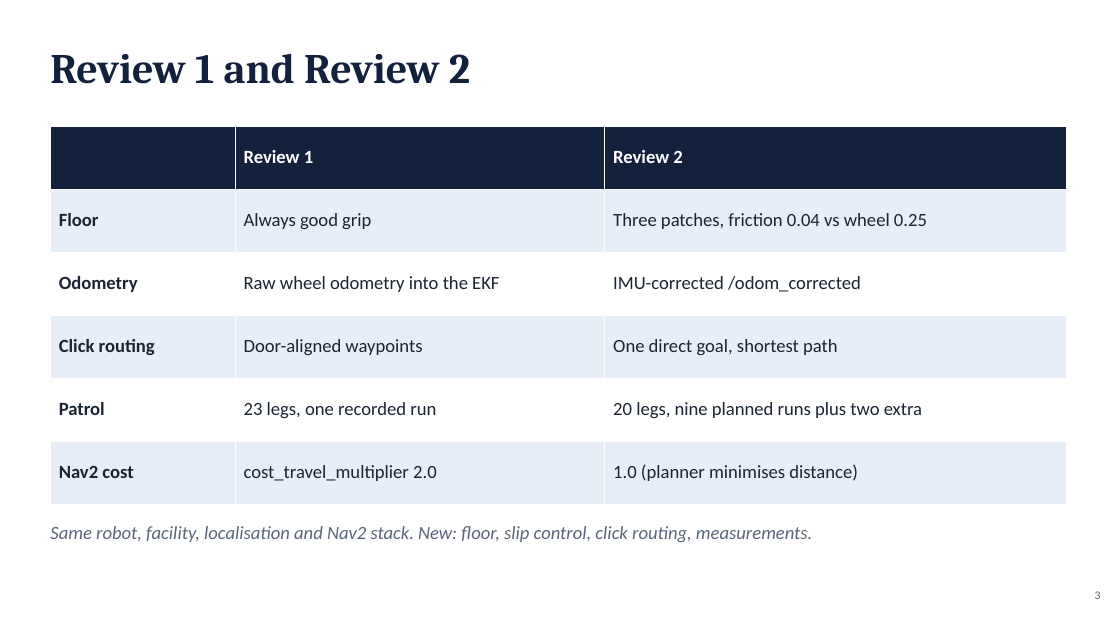
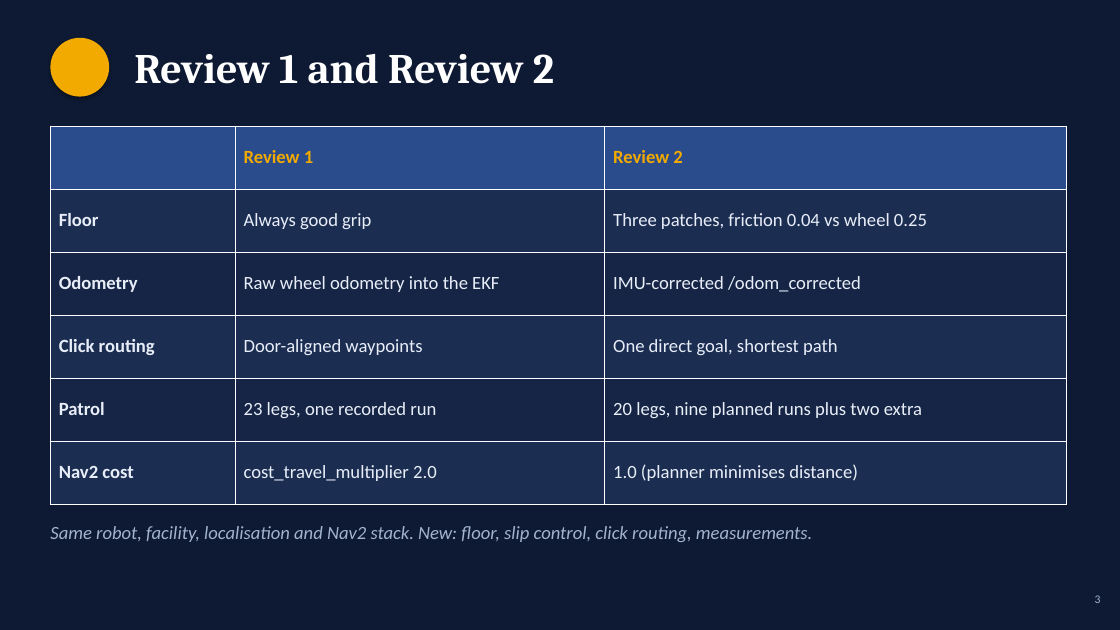
Before and after one commit to Saibts/AgileX_ScoutMini_JAZZY, a slide deck: slide 3 of docs/Scout_Mini_Project_Presentation.pptx. Drawn at 1120x630 pixels with LibreOffice and Linux fonts; fonts in the diff are those of the drawing. Boxes give left, top, right and bottom in pixels: in the first picture for what was removed or moved away, otherwise in the second. Text is boxed around its words. In the diff, an @@ line names an element or a change of style, - is before the commit and + after.

```diff
--- a/docs/Scout_Mini_Project_Presentation.pptx
+++ b/docs/Scout_Mini_Project_Presentation.pptx
@@ background #FFFFFF to #0E1A33 @@
@@ text "Review 1 and Review 2": place and size @@
-text "Review 1 and Review 2" at [50, 54, 470, 84]
+text "Review 1 and Review 2" at [134, 54, 554, 84]
@@ text "Review 1 and Review 2" at [134, 54, 554, 84]: text colour #14213D to #FFFFFF @@
@@ ellipse added at [50, 38, 109, 97], fill #F2A900 @@
@@ table at [50, 126, 1067, 504] @@
@@ fill #14213D to #2B4C8C in row 1 @@
@@ fill #E8EEF7 to #1C2D52 in 9 cells @@
@@ fill #FFFFFF to #162545 in 6 cells @@
@@ text colour #FFFFFF to #F2A900 in "Review 1", "Review 2" @@
@@ text colour #1B2433 to #E8EEF8 @@
@@ text "Same robot, facility, localisation and ..." at [50, 526, 812, 542]: text colour #5B6678 to #A3B3CE @@
@@ text "3" at [1095, 595, 1101, 603]: text colour #5B6678 to #A3B3CE @@
```
Also in this commit, not shown: 14 other slides changed.
